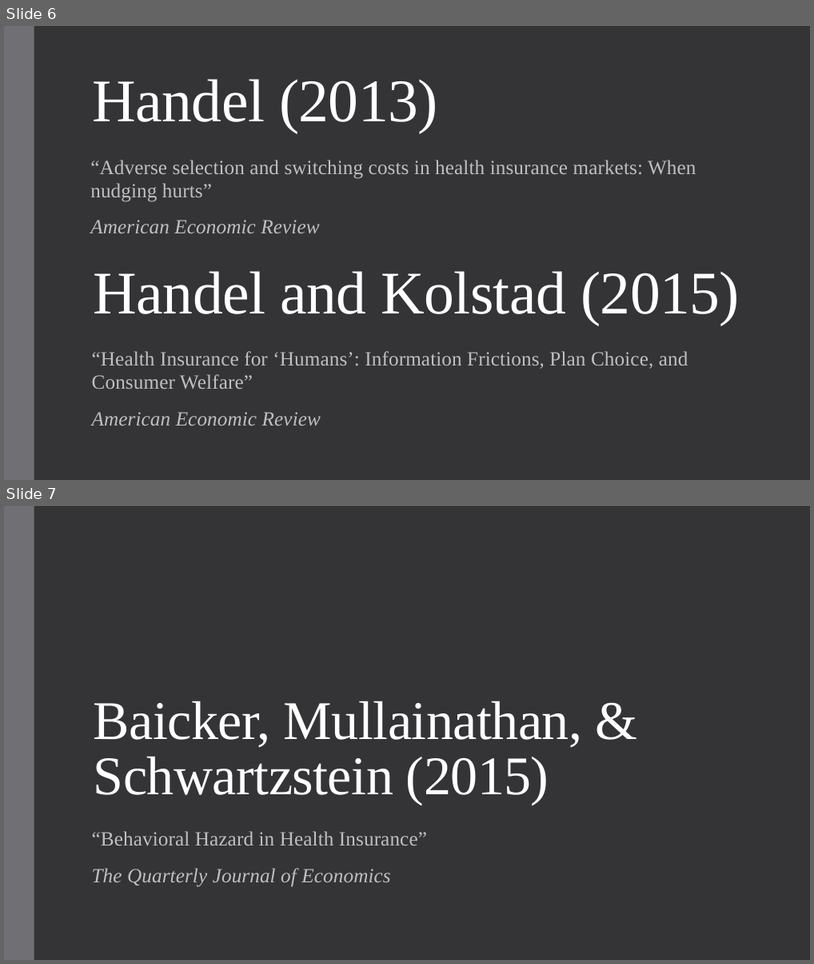
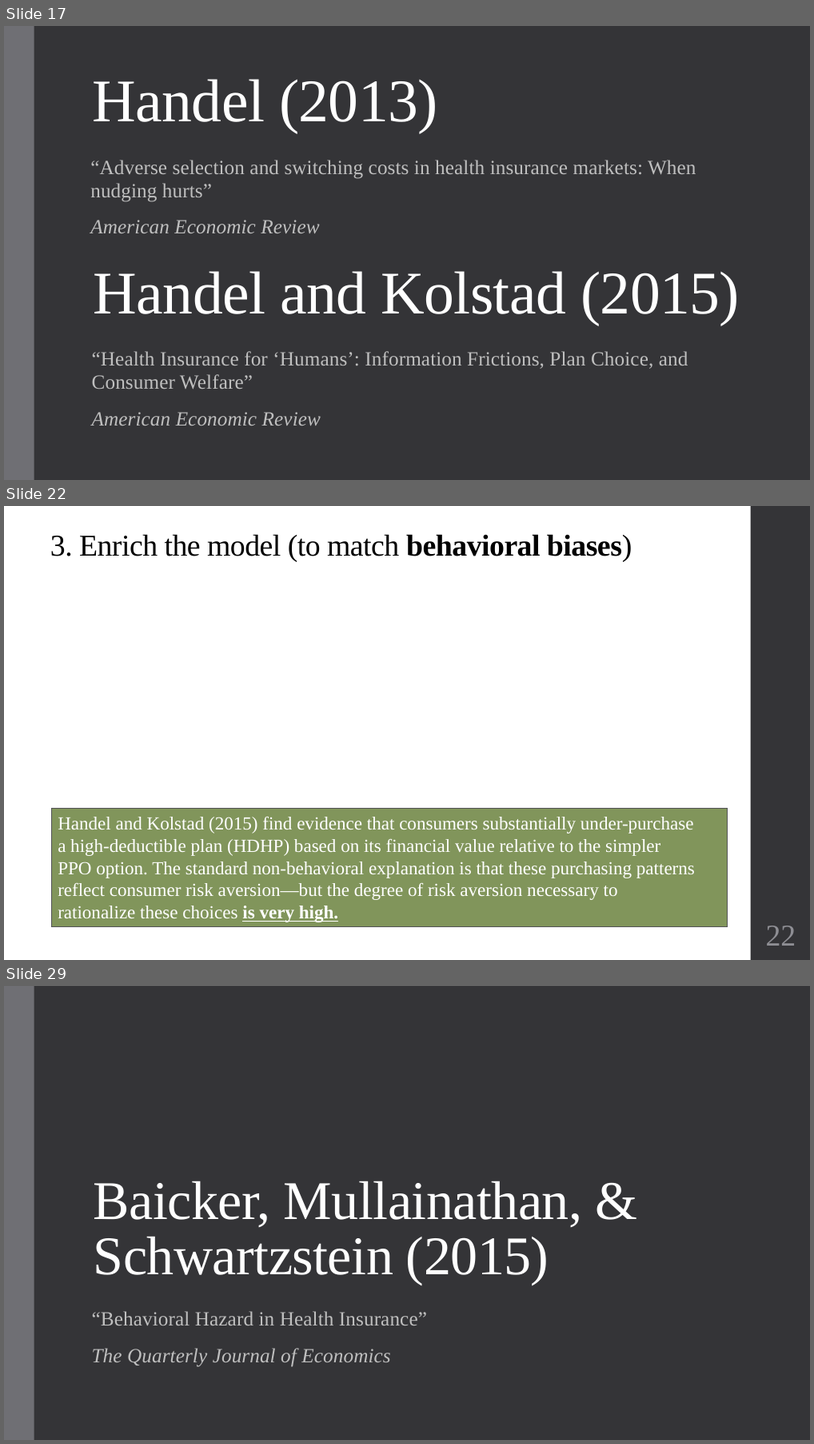
Before and after one commit to alex-hoagland/HAD6750H, a slide deck: Lecture10_BehavioralHealthEcon1/L10Slides_BehavioralHealth_2023W.pptx. Shown one above the other, each under a label of ours: slides 6 and 7 before the commit, slides 17, 22 and 29 after it; the slides between them are not shown. The pictures are 814x964 and 814x1444 pixels, drawn with LibreOffice and Linux fonts; fonts in the diff are those of the drawing; grey boxes stand for pictures. Boxes give left, top, right and bottom in pixels: in the first picture for what was removed or moved away, otherwise in the second. Text is boxed around its words. In the diff, an @@ line names an element or a change of style, - is before the commit and + after.

```diff
--- a/Lecture10_BehavioralHealthEcon1/L10Slides_BehavioralHealth_2023W.pptx
+++ b/Lecture10_BehavioralHealthEcon1/L10Slides_BehavioralHealth_2023W.pptx
@@ slide 22 added at (x1=4, y1=506, x2=810, y2=960), background #FFFFFF @@
@@ rectangle added at (x1=751, y1=506, x2=810, y2=960), fill #353537 @@
@@ text added at (x1=50, y1=534, x2=632, y2=561), 36 pt, text #000000 @@
+3. Enrich the model (to match behavioral biases)
@@ rectangle added at (x1=52, y1=808, x2=727, y2=927), fill #81955B, outline #535357 0.75 pt, 22 pt, text #FFFFFF @@
+Handel and Kolstad (2015) find evidence that consumers substantially under-purchase
+a high-deductible plan (HDHP) based on its financial value relative to the simpler
+PPO option. The standard non-behavioral explanation is that these purchasing patterns
+reflect consumer risk aversion—but the degree of risk aversion necessary to
+rationalize these choices is very high.
@@ page number added at (x1=766, y1=925, x2=797, y2=945), 36 pt, text #8E8E94 @@
+22
@@ what was slide 6 is now slide 17 @@
@@ what was slide 7 is now slide 29 @@
```
Also in this commit, not shown: 4 slides changed, 28 other slides added, 2 slides removed, 1 other file.
